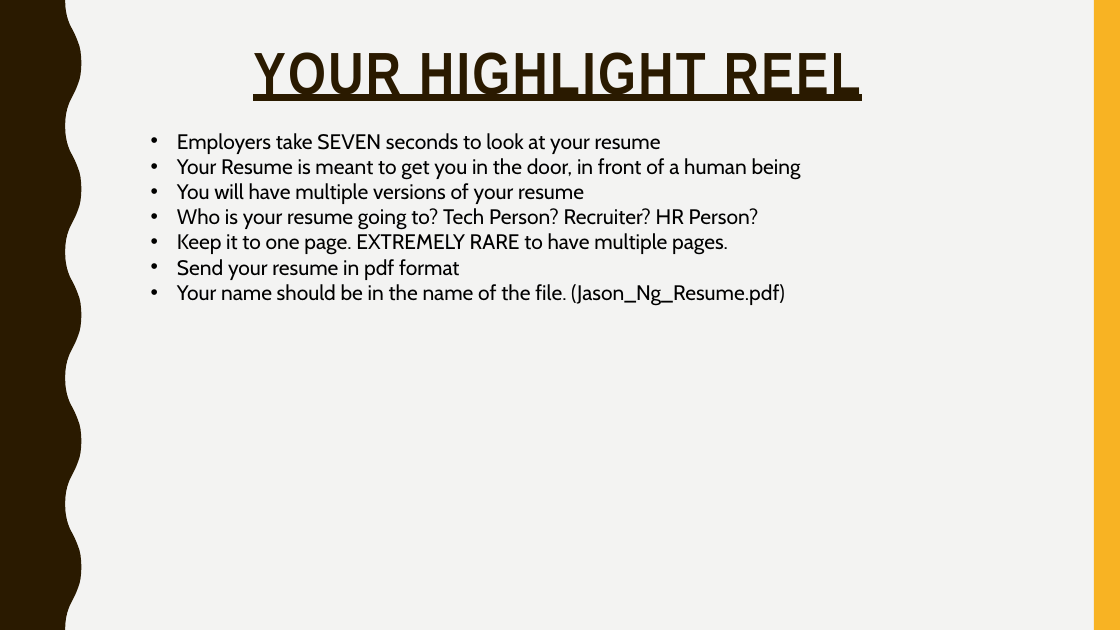
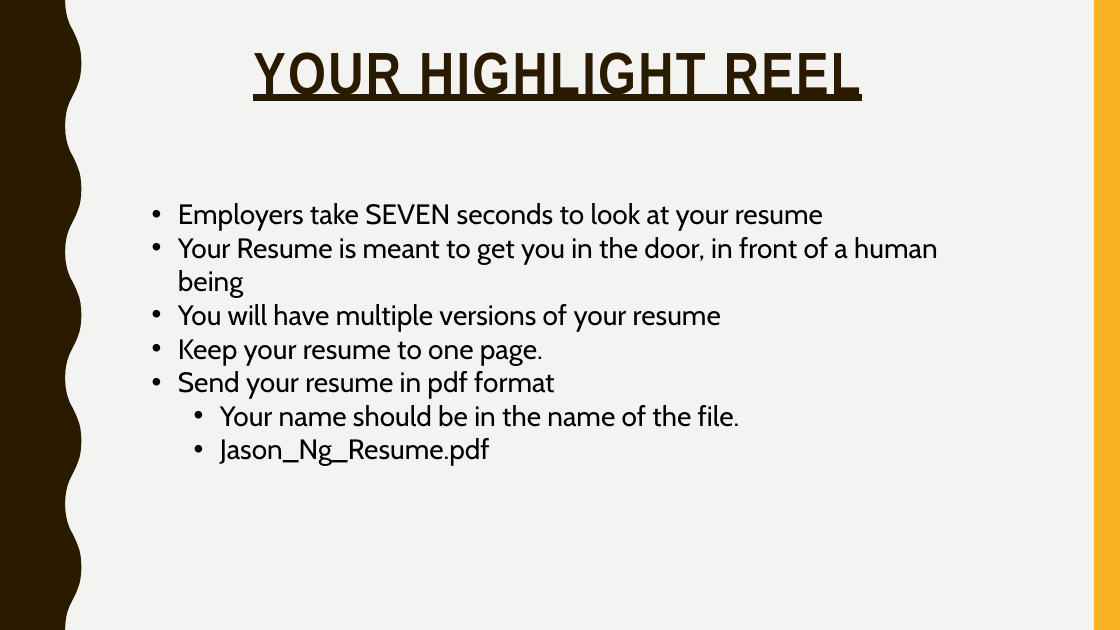
Before and after one commit to lakshmi-intechcode/jng_instr_folder, a slide deck: slide 9 of Job_Stuff/Jng_Job_Prezzie.pptx (slide 8 before the commit). Drawn at 1120x630 pixels with LibreOffice and Linux fonts; fonts in the diff are those of the drawing. Boxes give left, top, right and bottom in pixels: in the first picture for what was removed or moved away, otherwise in the second. Text is boxed around its words. In the diff, an @@ line names an element or a change of style, - is before the commit and + after.

Commit message:
formatted slides moar

```diff
--- a/Job_Stuff/Jng_Job_Prezzie.pptx
+++ b/Job_Stuff/Jng_Job_Prezzie.pptx
@@ text "Employers take SEVEN seconds to ..." moved from (x1=177, y1=133, x2=801, y2=306) to (x1=178, y1=203, x2=937, y2=466) @@
@@ text at (x1=178, y1=203, x2=937, y2=399): size 18 to 24 pt in "Employers take SEVEN seconds to look at ...", "Your Resume is meant to get you ...", "You will have multiple versions of your ...", "Send your resume in pdf format" @@
@@ text at (x1=178, y1=339, x2=543, y2=365): text changed; size 18 to 24 pt @@
-• Who is your resume going to? Tech Person? Recruiter? HR Person?
-• Keep it to one page. EXTREMELY RARE to have multiple pages.
+• Keep your resume to one page.
@@ text at (x1=220, y1=405, x2=740, y2=466): text changed; size 18 to 24 pt @@
-• Your name should be in the name of the file. (Jason_Ng_Resume.pdf)
+  • Your name should be in the name of the file.
+  • Jason_Ng_Resume.pdf
```
Also in this commit, not shown: 1 other slide changed, 1 slide added.
